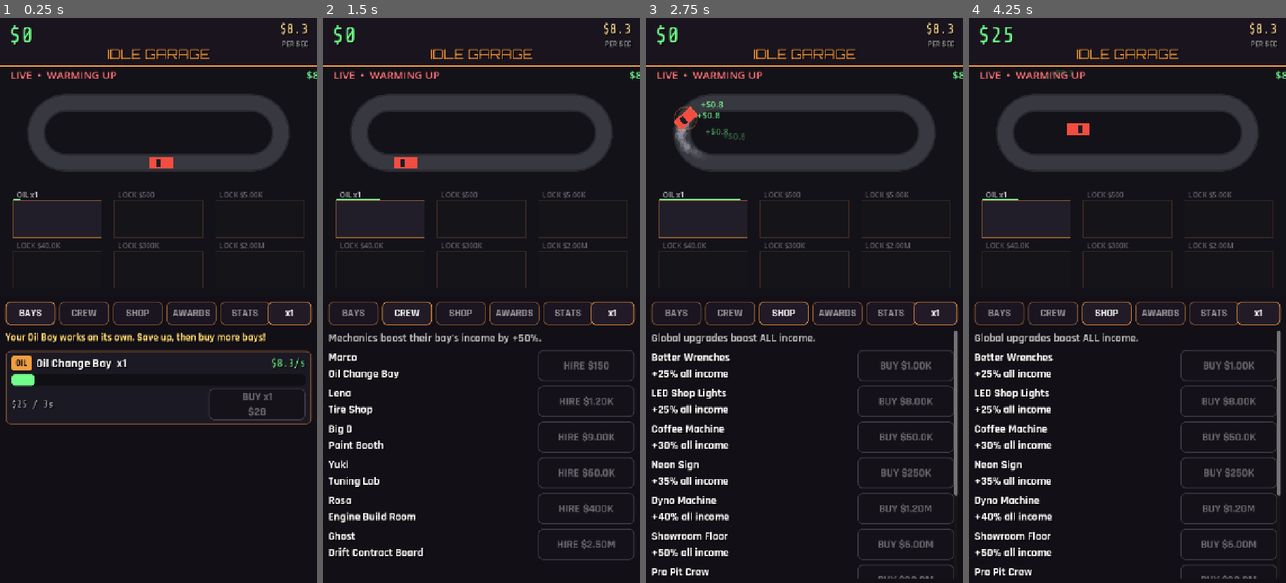
Above: before the commit, frames 1-4 (left to right).
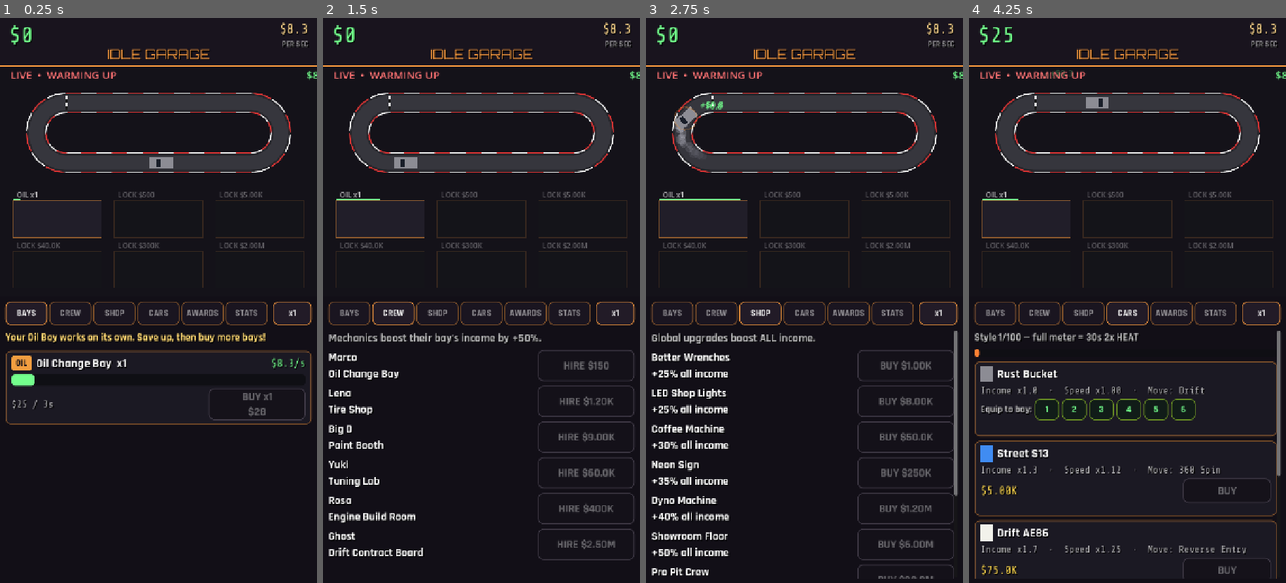
Above: after the commit, the same moments.

Repository: Thefreatbandz/idle-garage
Game: Godot game, scene res://scenes/main.tscn
Same seed, same stepped clock (60 frames per second), same inputs: the game is played once before the commit and once after it.
Inputs (mouse positions are in pixels of both pictures, inside the frame that each line leads up to):
- Up to frame 1 (0.25 s): no input
- Up to frame 2 (1.5 s): click "BAYS" at 0.5 s; click "CREW" at 1.25 s
- Up to frame 3 (2.75 s): click "SHOP" at 2 s
- Up to frame 4 (4.25 s): click "AWARDS" at 2.75 s; click (1127, 311) at 3.5 s, where only the run after the commit has a clickable "CARS"

The runs differ from the first frame. In frame 1, 1.8% of the frame differs, in the area x 5-94%, y 13-55%; in frame 2, 1.8%; in frame 3, 2.0%; in frame 4, 11%, in the area x 1-99%, y 9-100%.

Commit message:
v4: car collection (5 cars), showroom tab, signature moves, style/heat, track curbs, service timing

Diff:
--- a/scripts/economy.gd
+++ b/scripts/economy.gd
@@ -38,6 +38,16 @@
 
 const COST_GROWTH := 1.15
 const MILESTONE_BONUS := 2.0  # x2 at 25/50/100/200 owned
+
+# Showroom cars: {name, cost, income (mult), speed (mult), style (pts/sec), move, color}
+# move: "drift" (normal), "spin" (360), "reverse" (reverse entry), "wall" (wall tap)
+const CARS := [
+	{"name": "Rust Bucket", "cost": 0.0, "income": 1.0, "speed": 1.0, "style": 1.0, "move": "drift", "color": Color(0.55, 0.55, 0.58)},
+	{"name": "Street S13", "cost": 5000.0, "income": 1.3, "speed": 1.12, "style": 1.4, "move": "spin", "color": Color(0.25, 0.55, 0.95)},
+	{"name": "Drift AE86", "cost": 75000.0, "income": 1.7, "speed": 1.25, "style": 2.0, "move": "reverse", "color": Color(0.95, 0.95, 0.92)},
+	{"name": "Pro FD3S", "cost": 800000.0, "income": 2.2, "speed": 1.4, "style": 2.8, "move": "wall", "color": Color(0.95, 0.30, 0.25)},
+	{"name": "Legend R34", "cost": 8000000.0, "income": 3.0, "speed": 1.6, "style": 4.0, "move": "spin", "color": Color(0.35, 0.45, 0.95)},
+]
 
 # Achievements: {name, desc, kind, target, bonus}
 # kind: "lifetime" (earn X lifetime), "owned" (own X of generator idx),
--- a/scripts/main.gd
+++ b/scripts/main.gd
@@ -13,6 +13,10 @@
 var stars := 0  # prestige: reputation stars
 var prestige_count := 0
 var achievements := []  # unlocked indices into Economy.ACHIEVEMENTS
+var cars_owned := [true, false, false, false, false]
+var cars_equipped := [0, 0, 0, 0, 0, 0]  # car index per generator bay
+var style_meter := 0.0  # 0..100, fills from drifting
+var heat_timer := 0.0  # >0 = 2x HEAT bonus active
 var bulk := 1  # 1, 10, 100, -1 (MAX)
 var start_time := 0
 
@@ -51,9 +55,22 @@
 		progress[i] += dt / t
 		if progress[i] >= 1.0:
 			progress[i] = 0.0
-			var pay := Economy.payout_per_cycle(i, owned[i], gmult, pmult) * bay_mult(i)
+			var pay: float = Economy.payout_per_cycle(i, owned[i], gmult, pmult) * bay_mult(i) * heat_mult()
 			earn(pay)
 			_ui.float_text(i, pay)
+	# style meter fills from equipped cars drifting; full = 30s 2x HEAT
+	var style_rate := 0.0
+	for i in range(6):
+		if owned[i] > 0:
+			var car: Dictionary = Economy.CARS[cars_equipped[i]]
+			style_rate += float(car["style"])
+	style_meter += style_rate * dt * 0.5
+	if style_meter >= 100.0:
+		style_meter = 0.0
+		heat_timer = 30.0
+		_ui.heat_popup()
+	if heat_timer > 0.0:
+		heat_timer -= dt
 	_ui.tick(dt)
 	# autosave every 15s
 	_save_t += dt
@@ -122,15 +139,39 @@
 
 func bay_mult(i: int) -> float:
 	# mechanic hired = +50% income for their bay
-	return 1.5 if mechanics[i] else 1.0
+	var m := 1.5 if mechanics[i] else 1.0
+	# equipped car income mult
+	var car: Dictionary = Economy.CARS[cars_equipped[i]]
+	m *= float(car["income"])
+	return m
+
+func heat_mult() -> float:
+	return 2.0 if heat_timer > 0.0 else 1.0
 
 func income_per_sec() -> float:
 	var total := 0.0
 	var gm := global_mult()
 	var pm := prestige_mult()
-	for i in range(6):
-		total += Economy.income_per_sec(i, owned[i], gm, pm) * bay_mult(i)
+	var hm := heat_mult()
+	for i in range(6):
+		total += Economy.income_per_sec(i, owned[i], gm, pm) * bay_mult(i) * hm
 	return total
+
+func buy_car(ci: int) -> void:
+	if cars_owned[ci]:
+		return
+	var cost: float = Economy.CARS[ci]["cost"]
+	if spend(cost):
+		cars_owned[ci] = true
+		_ui.refresh_all()
+		_save()
+
+func equip_car(bay: int, ci: int) -> void:
+	if not cars_owned[ci]:
+		return
+	cars_equipped[bay] = ci
+	_ui.refresh_all()
+	_save()
 
 func buy_generator(i: int) -> void:
 	var g: Dictionary = Economy.GENERATORS[i]
@@ -189,6 +230,7 @@
 		"owned": owned, "mechanics": mechanics, "upgrades": upgrades_bought,
 		"stars": stars, "prestige_count": prestige_count,
 		"achievements": achievements,
+		"cars_owned": cars_owned, "cars_equipped": cars_equipped,
 		"time": Time.get_unix_time_from_system(),
 	}
 	var f := FileAccess.open(SAVE_PATH, FileAccess.WRITE)
@@ -217,6 +259,12 @@
 	stars = int(d.get("stars", 0))
 	prestige_count = int(d.get("prestige_count", 0))
 	achievements = d.get("achievements", [])
+	var co: Array = d.get("cars_owned", [true, false, false, false, false])
+	for i in range(5):
+		cars_owned[i] = bool(co[i]) if i < co.size() else (i == 0)
+	var ce: Array = d.get("cars_equipped", [0, 0, 0, 0, 0, 0])
+	for i in range(6):
+		cars_equipped[i] = int(ce[i]) if i < ce.size() else 0
 	_last_time = float(d.get("time", 0.0))
 	# migration: old saves started with 0 bays and $0 (soft-locked)
 	var total_owned := 0
--- a/scripts/race_preview.gd
+++ b/scripts/race_preview.gd
@@ -21,10 +21,6 @@
 var _floats := []  # {pos, life, max, text}
 var _time := 0.0
 
-const CAR_COLORS := [
-	Color(0.95, 0.30, 0.25), Color(0.25, 0.55, 0.95), Color(0.95, 0.75, 0.25),
-	Color(0.35, 0.90, 0.45), Color(0.90, 0.40, 0.80), Color(0.85, 0.85, 0.88),
-]
 const BAY_NAMES := ["OIL", "TIRE", "PAINT", "TUNE", "ENGINE", "DRIFT"]
 
 # car modes
@@ -40,10 +36,29 @@
 		_cars.append({
 			"mode": M_TRACK, "track_t": randf(),
 			"speed": 0.10 + randf() * 0.04,
-			"color": CAR_COLORS[i],
 			"bay_t": 0.0, "service_t": 0.0,
+			"track_time": randf_range(0.0, 8.0),
+			"spin_t": 0.0,  # for 360 move
 			"pos": Vector2.ZERO, "angle": 0.0,
 		})
+
+func _car_color(i: int) -> Color:
+	if game:
+		var car: Dictionary = Economy.CARS[int(game.cars_equipped[i])]
+		return car["color"]
+	return Color(0.8, 0.8, 0.8)
+
+func _car_speed_mult(i: int) -> float:
+	if game:
+		var car: Dictionary = Economy.CARS[int(game.cars_equipped[i])]
+		return float(car["speed"])
+	return 1.0
+
+func _car_move(i: int) -> String:
+	if game:
+		var car: Dictionary = Economy.CARS[int(game.cars_equipped[i])]
+		return String(car["move"])
+	return "drift"
 
 func _bay_pos(i: int) -> Vector2:
 	var col := i % 3
@@ -63,25 +78,42 @@
 		match int(c["mode"]):
 			M_TRACK:
 				var old_t := float(c["track_t"])
-				c["track_t"] = fmod(old_t + float(c["speed"]) * boost * dt, 1.0)
+				var spd: float = float(c["speed"]) * _car_speed_mult(i) * boost
+				c["track_t"] = fmod(old_t + spd * dt, 1.0)
 				var new_t := float(c["track_t"])
 				c["pos"] = _track_pos(new_t)
 				c["angle"] = _track_angle(new_t)
+				c["track_time"] = float(c["track_time"]) + dt
 				# crossed the finish line -> money float!
 				if new_t < old_t and game:
 					var share: float = game.income_per_sec() / maxf(1.0, float(_owned_count()))
 					_spawn_float(_track_pos(0.0) + Vector2(0, -30), "+$%s" % BigNum.fmt(share))
 					_spawn_coins(_track_pos(0.0))
-				# randomly decide to pull in for service
-				if randf() < dt * 0.15:
+				# pull in for service only after 12s+ on track (no instant bounce)
+				if float(c["track_time"]) > 12.0 and randf() < dt * 0.25:
 					c["mode"] = M_TO_BAY
 					c["bay_t"] = 0.0
-				# drift smoke + coin sparkle in corners
+					c["track_time"] = 0.0
+				# signature move in drift zone
+				var mv := _car_move(i)
 				if _in_drift_zone(new_t):
+					match mv:
+						"spin":
+							# 360 spin: rotate extra
+							c["spin_t"] = float(c["spin_t"]) + dt * 6.0
+						"reverse":
+							# reverse entry handled in draw (flipped yaw)
+							pass
+						"wall":
+							# wall tap: sparks
+							if randf() < dt * 10.0:
+								_spawn_spark(c["pos"])
 					if randf() < 0.4:
 						_spawn_smoke(c["pos"])
 					if randf() < dt * 2.0 and game:
 						_spawn_float(c["pos"] + Vector2(0, -24), "+$%s" % BigNum.fmt(game.income_per_sec() * 0.1))
+				else:
+					c["spin_t"] = 0.0
 			M_TO_BAY:
 				c["bay_t"] = float(c["bay_t"]) + dt * 1.5
 				var bp := _bay_pos(i)
@@ -192,13 +224,24 @@
 func _draw() -> void:
 	var w := size.x
 	draw_rect(Rect2(0, 0, w, size.y), Color(0.08, 0.07, 0.10))
-	# track
+	# track: outer curb (red/white), then asphalt
 	var pts := PackedVector2Array()
-	var n := 64
+	var n := 72
 	for i in range(n + 1):
 		pts.append(_track_pos(float(i) / float(n)))
-	draw_polyline(pts, Color(0.16, 0.16, 0.18), 40.0, true)
-	draw_polyline(pts, Color(0.22, 0.22, 0.25), 32.0, true)
+	# red/white curb effect: alternate segments
+	for i in range(0, n, 2):
+		var seg := PackedVector2Array([pts[i], pts[i + 1], pts[i + 2] if i + 2 <= n else pts[n]])
+		var curb_col := Color(0.85, 0.20, 0.20) if (i / 2) % 2 == 0 else Color(0.92, 0.92, 0.92)
+		if seg.size() >= 2:
+			draw_polyline(seg, curb_col, 46.0, true)
+	draw_polyline(pts, Color(0.15, 0.15, 0.17), 40.0, true)
+	draw_polyline(pts, Color(0.21, 0.21, 0.24), 32.0, true)
+	# checkered start/finish line
+	var sf := _track_pos(0.0)
+	for k in range(4):
+		var ck := Color(1, 1, 1) if k % 2 == 0 else Color(0.1, 0.1, 0.1)
+		draw_rect(Rect2(sf + Vector2(-3, -16 + k * 8), Vector2(6, 8)), ck)
 	# bays
 	if game:
 		for i in range(6):
@@ -245,7 +288,19 @@
 				continue
 			var c: Dictionary = _cars[i]
 			var drifting := int(c["mode"]) == M_TRACK and _in_drift_zone(float(c["track_t"]))
-			_draw_car(c["pos"], float(c["angle"]), drifting, c["color"])
+			var mv := _car_move(i)
+			var extra_yaw := 0.0
+			if drifting:
+				match mv:
+					"spin":
+						extra_yaw = float(c["spin_t"])  # 360 spin
+					"reverse":
+						extra_yaw = PI * 0.75  # reverse entry (backwards)
+					"wall":
+						extra_yaw = 0.6
+					_:
+						extra_yaw = 0.45
+			_draw_car(c["pos"], float(c["angle"]) + extra_yaw, drifting, _car_color(i))
 	# status
 	var st := "WARMING UP"
 	var nowned := _owned_count()
@@ -264,7 +319,7 @@
 		HORIZONTAL_ALIGNMENT_RIGHT, -1, 24, Color(0.45, 1.0, 0.55))
 
 func _draw_car(p: Vector2, angle: float, drifting: bool, col: Color) -> void:
-	var yaw := angle + (0.45 if drifting else 0.0)
+	var yaw := angle  # angle already includes drift/move yaw from caller
 	var dir := Vector2(cos(yaw), sin(yaw))
 	var perp := Vector2(-dir.y, dir.x)
 	var l := 26.0
--- a/scripts/ui.gd
+++ b/scripts/ui.gd
@@ -65,18 +65,18 @@
 	preview.size = Vector2(720, 520)
 	add_child(preview)
 	_preview = preview
-	# tabs (5 tabs + bulk in one row)
-	var tabs := ["BAYS", "CREW", "SHOP", "AWARDS", "STATS"]
-	for ti in range(5):
-		var tb := _button(tabs[ti], Vector2(12 + ti * 122, 642), Vector2(114, 54), 24)
+	# tabs (6 tabs + bulk in one row)
+	var tabs := ["BAYS", "CREW", "SHOP", "CARS", "AWARDS", "STATS"]
+	for ti in range(6):
+		var tb := _button(tabs[ti], Vector2(12 + ti * 100, 642), Vector2(96, 54), 20)
 		var idx := ti
 		tb.pressed.connect(func(): _set_tab(idx))
 		_tab_btns.append(tb)
 	# bulk toggle (right side of tab row)
-	_bulk_btn = _button("x1", Vector2(720 - 112, 642), Vector2(100, 54), 24)
+	_bulk_btn = _button("x1", Vector2(720 - 100, 642), Vector2(88, 54), 20)
 	_bulk_btn.pressed.connect(_cycle_bulk)
 	# panels (scrollable card area)
-	for ti in range(5):
+	for ti in range(6):
 		var p := ScrollContainer.new()
 		p.position = Vector2(12, 708)
 		p.size = Vector2(696, 560)
@@ -86,6 +86,7 @@
 	_build_bays_panel()
 	_build_crew_panel()
 	_build_shop_panel()
+	_build_cars_panel()
 	_build_awards_panel()
 	_build_stats_panel()
 	# floating text layer
@@ -278,8 +279,109 @@
 var _preview: Control
 var _hint_label: Label
 
+func _build_cars_panel() -> void:
+	var p: ScrollContainer = _panels[3]
+	var vb := VBoxContainer.new()
+	vb.size_flags_horizontal = Control.SIZE_EXPAND_FILL
+	vb.add_theme_constant_override("separation", 10)
+	p.add_child(vb)
+	_cars_vb = vb
+	_refresh_cars()
+
+var _cars_vb: VBoxContainer
+
+func _refresh_cars() -> void:
+	if not _cars_vb:
+		return
+	for c in _cars_vb.get_children():
+		c.queue_free()
+	# style meter header
+	var heat_txt := "HEAT ACTIVE! 2x income (%ds)" % int(game.heat_timer) if game.heat_timer > 0 else "Style %d/100 — full meter = 30s 2x HEAT" % int(game.style_meter)
+	var hm := _label(heat_txt, 24, Vector2(0, 0), FONT_HUD, Color(1.0, 0.5, 0.2) if game.heat_timer > 0 else Color(1, 1, 1, 0.7))
+	hm.autowrap_mode = TextServer.AUTOWRAP_WORD_SMART
+	_cars_vb.add_child(hm)
+	var sbar := ProgressBar.new()
+	sbar.custom_minimum_size = Vector2(660, 18)
+	sbar.max_value = 100.0
+	sbar.value = game.style_meter
+	sbar.show_percentage = false
+	var sbg := StyleBoxFlat.new()
+	sbg.bg_color = Color(0.06, 0.06, 0.08)
+	sbg.set_corner_radius_all(6)
+	sbar.add_theme_stylebox_override("background", sbg)
+	var sfill := StyleBoxFlat.new()
+	sfill.bg_color = Color(1.0, 0.5, 0.2)
+	sfill.set_corner_radius_all(6)
+	sbar.add_theme_stylebox_override("fill", sfill)
+	_cars_vb.add_child(sbar)
+	# car cards
+	for ci in range(Economy.CARS.size()):
+		var car: Dictionary = Economy.CARS[ci]
+		var card := PanelContainer.new()
+		card.custom_minimum_size = Vector2(680, 170)
+		var sb := StyleBoxFlat.new()
+		sb.bg_color = Color(0.11, 0.10, 0.14, 0.95)
+		sb.border_color = Color(1.0, 0.62, 0.25, 0.4)
+		sb.set_border_width_all(2)
+		sb.set_corner_radius_all(12)
+		sb.content_margin_left = 14
+		sb.content_margin_right = 14
+		sb.content_margin_top = 10
+		sb.content_margin_bottom = 10
+		card.add_theme_stylebox_override("panel", sb)
+		var cvb := VBoxContainer.new()
+		cvb.add_theme_constant_override("separation", 6)
+		card.add_child(cvb)
+		# name + color dot
+		var nhb := HBoxContainer.new()
+		nhb.add_theme_constant_override("separation", 10)
+		cvb.add_child(nhb)
+		var dot := ColorRect.new()
+		dot.color = car["color"]
+		dot.custom_minimum_size = Vector2(28, 28)
+		nhb.add_child(dot)
+		var nl := _label(String(car["name"]), 28, Vector2(0, 0), FONT_HUD, Color(1, 1, 1))
+		nl.size_flags_horizontal = Control.SIZE_EXPAND_FILL
+		nhb.add_child(nl)
+		# stats
+		var move_names := {"drift": "Drift", "spin": "360 Spin", "reverse": "Reverse Entry", "wall": "Wall Tap"}
+		var sl := _label("Income x%.1f  ·  Speed x%.2f  ·  Move: %s" % [float(car["income"]), float(car["speed"]), move_names.get(String(car["move"]), "?")],
+			22, Vector2(0, 0), FONT_MONO, Color(1, 1, 1, 0.7))
+		cvb.add_child(sl)
+		# buy or equip
+		var owned: bool = game.cars_owned[ci]
+		if not owned:
+			var bhb := HBoxContainer.new()
+			cvb.add_child(bhb)
+			var cost_l := _label("$%s" % BigNum.fmt(float(car["cost"])), 26, Vector2(0, 0), FONT_MONO, Color(1.0, 0.85, 0.30))
+			cost_l.size_flags_horizontal = Control.SIZE_EXPAND_FILL
+			bhb.add_child(cost_l)
+			var buy := _button("BUY", Vector2(0, 0), Vector2(200, 56), 26)
+			remove_child(buy)
+			bhb.add_child(buy)
+			var cidx := ci
+			buy.pressed.connect(func(): game.buy_car(cidx))
+			buy.disabled = game.cash < float(car["cost"])
+		else:
+			var ehb := HBoxContainer.new()
+			ehb.add_theme_constant_override("separation", 6)
+			cvb.add_child(ehb)
+			var el := _label("Equip to bay:", 22, Vector2(0, 0), FONT_HUD, Color(1, 1, 1, 0.7))
+			ehb.add_child(el)
+			for b in range(6):
+				var bb := _button(str(b + 1), Vector2(0, 0), Vector2(56, 48), 22)
+				remove_child(bb)
+				ehb.add_child(bb)
+				var bidx := b
+				var cidx2 := ci
+				bb.pressed.connect(func(): game.equip_car(bidx, cidx2))
+				# highlight if equipped here
+				if game.cars_equipped[b] == ci:
+					bb.modulate = Color(0.45, 1.0, 0.55)
+		_cars_vb.add_child(card)
+
 func _build_awards_panel() -> void:
-	var p: ScrollContainer = _panels[3]
+	var p: ScrollContainer = _panels[4]
 	var vb := VBoxContainer.new()
 	vb.size_flags_horizontal = Control.SIZE_EXPAND_FILL
 	vb.add_theme_constant_override("separation", 10)
@@ -311,7 +413,7 @@
 	_awards_vb.move_child(head, 0)
 
 func _build_stats_panel() -> void:
-	var p: ScrollContainer = _panels[4]
+	var p: ScrollContainer = _panels[5]
 	var vb := VBoxContainer.new()
 	vb.size_flags_horizontal = Control.SIZE_EXPAND_FILL
 	vb.add_theme_constant_override("separation", 12)
@@ -344,12 +446,14 @@
 
 func _set_tab(t: int) -> void:
 	_tab = t
-	for i in range(5):
+	for i in range(6):
 		_panels[i].visible = i == t
 		# highlight active tab
 		var tb: Button = _tab_btns[i]
 		tb.modulate = Color(1, 1, 1) if i == t else Color(1, 1, 1, 0.55)
 	if t == 3:
+		_refresh_cars()
+	if t == 4:
 		_refresh_awards()
 
 func _cycle_bulk() -> void:
@@ -496,6 +600,29 @@
 	tw.tween_interval(3.0)
 	tw.tween_callback(toast.queue_free)
 
+func heat_popup() -> void:
+	var toast := PanelContainer.new()
+	toast.custom_minimum_size = Vector2(600, 80)
+	toast.position = Vector2(60, 300)
+	var sb := StyleBoxFlat.new()
+	sb.bg_color = Color(0.15, 0.08, 0.05, 0.97)
+	sb.border_color = Color(1.0, 0.4, 0.1, 0.95)
+	sb.set_border_width_all(3)
+	sb.set_corner_radius_all(12)
+	sb.content_margin_left = 20
+	sb.content_margin_right = 20
+	sb.content_margin_top = 10
+	sb.content_margin_bottom = 10
+	toast.add_theme_stylebox_override("panel", sb)
+	var t := _label("HEAT! 2x INCOME FOR 30s", 30, Vector2(0, 0), FONT_DISPLAY, Color(1.0, 0.5, 0.15))
+	t.horizontal_alignment = HORIZONTAL_ALIGNMENT_CENTER
+	t.custom_minimum_size = Vector2(560, 50)
+	toast.add_child(t)
+	add_child(toast)
+	var tw := create_tween()
+	tw.tween_interval(3.0)
+	tw.tween_callback(toast.queue_free)
+
 func show_offline_popup(gained: float, away_sec: float) -> void:
 	# dim background
 	var dim := ColorRect.new()
Not shown, changed: build/web/index.html
Not shown, changed: build/web/index.pck
Not shown, changed: docs/index.html
Not shown, changed: docs/index.pck
